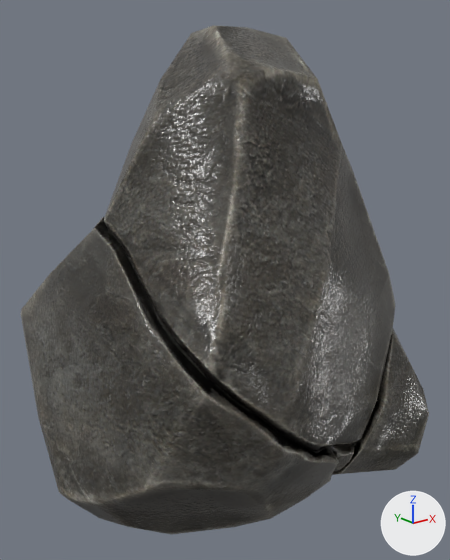
The glTF model src/worlds/Gathering-Place/assets/models/objects/meetingobjects/meeting-rock/meeting-rock.glb as it was, and as the next commit left it.
The view is the same before and after, from a 50 mm lens placed at (-0.375, -0.471, 0.41), pointed at (0.001, -0.001, 0.222). The lights are fixed; the arrows at lower right show +X, +Y and +Z. Where no turn or scale is listed for an object, it has been applied to the vertices.

In view in the first picture: 'meeting_rock.001'.
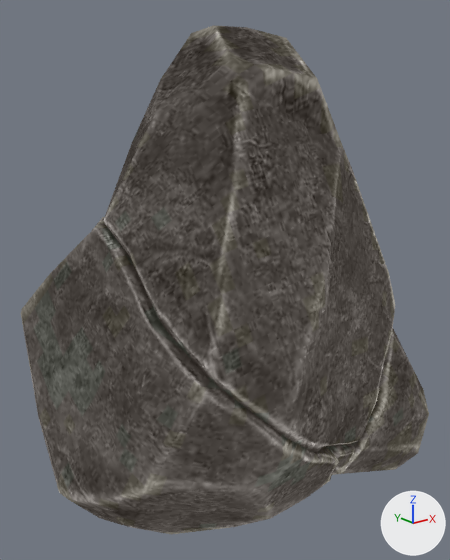
Edits to the scene script, one JSON object a line:
```json
{"op": "add", "block": "img_rock_basecolor_jpg", "code": ["img_rock_basecolor_jpg = load_image('rock_baseColor.jpg', '_unpacked/rock_baseColor.jpg', 1024, 1024, 'sRGB')"]}
{"block": "mat_rock", "change": "nodes: BsdfPrincipled, NormalMap, OutputMaterial, SeparateColor, TexImage x3"}
{"block": "mat_rock", "change": "uses the picture img_image_0"}
{"block": "mat_rock", "change": "uses the picture img_image_1"}
{"block": "mat_rock", "change": "uses the picture img_image_2"}
{"block": "mat_rock", "change": "nodes: BsdfTransparent, Emission, LightPath, MixShader, OutputMaterial, TexImage"}
{"block": "mat_rock", "change": "uses the picture img_rock_basecolor_jpg"}
```

Pixel boxes (x1, y1, x2, y2) of what changed, in the pictures (450 x 560 px):
```json
{"object": "meeting_rock.001", "change": "surface changed", "before": [24, 26, 429, 534], "after": [24, 26, 429, 534]}
```
